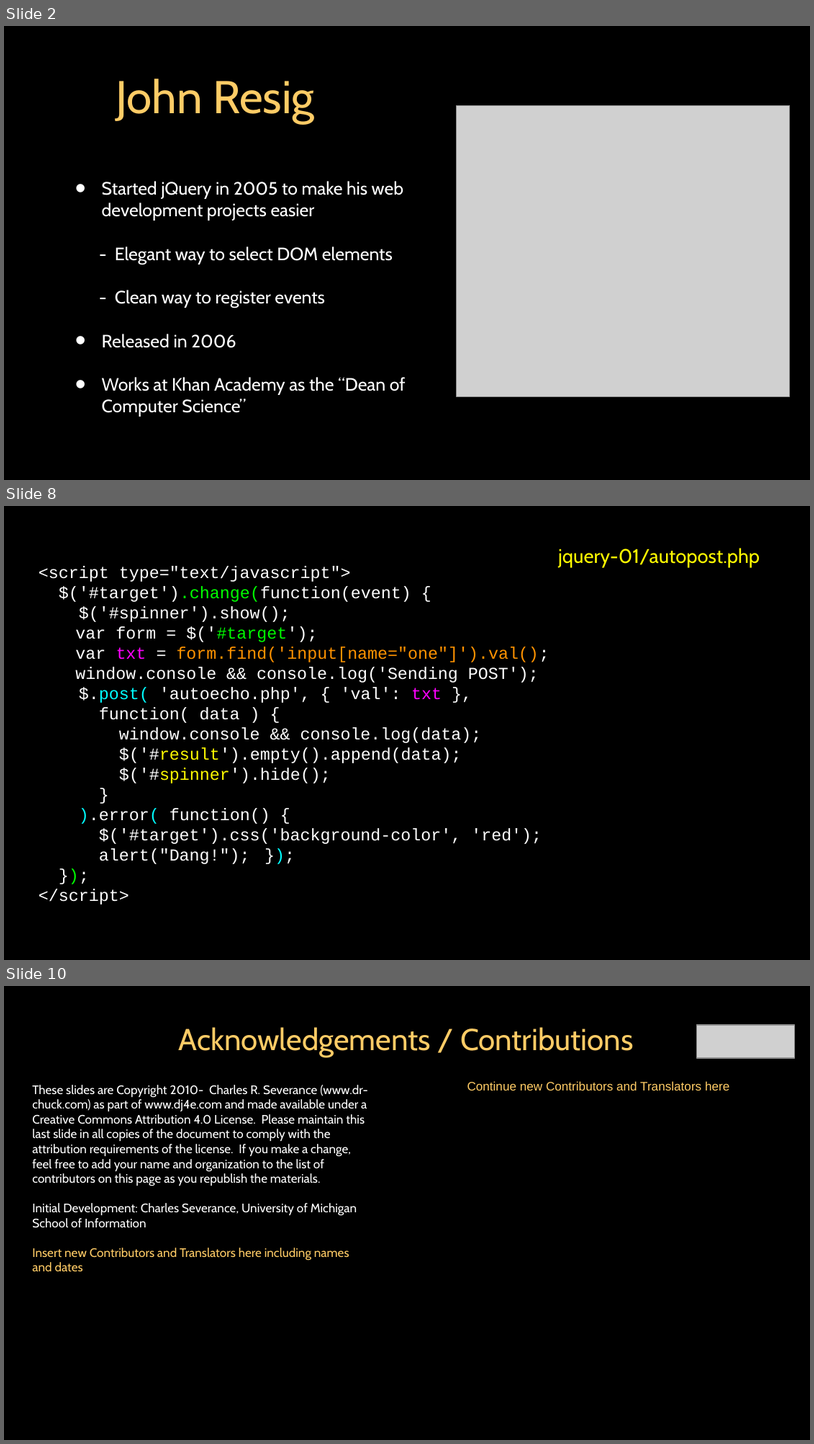
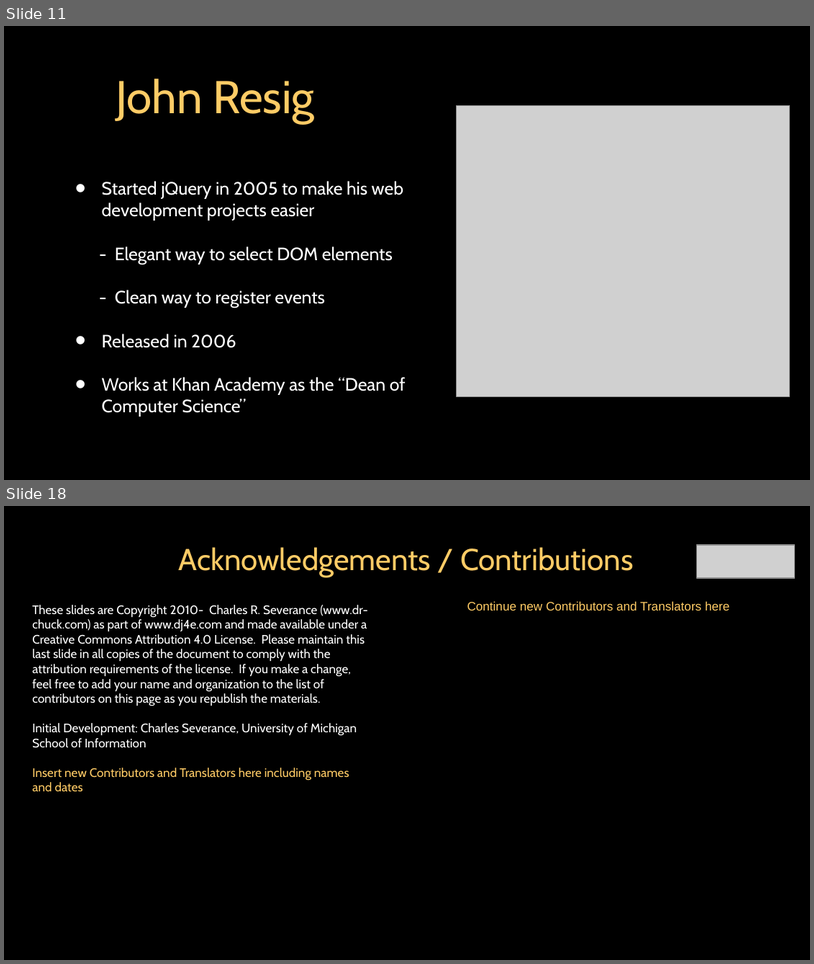
Before and after one commit to csev/dj4e, a slide deck: lectures/JS-03-JQuery.ppt. Shown one above the other, each under a label of ours: slides 2, 8 and 10 before the commit, slides 11 and 18 after it; the slides between them are not shown. The pictures are 814x1444 and 814x964 pixels, drawn with LibreOffice and Linux fonts; fonts in the diff are those of the drawing; grey boxes stand for pictures. Boxes give left, top, right and bottom in pixels: in the first picture for what was removed or moved away, otherwise in the second. Text is boxed around its words. In the diff, an @@ line names an element or a change of style, - is before the commit and + after.

```diff
--- a/lectures/JS-03-JQuery.ppt
+++ b/lectures/JS-03-JQuery.ppt
@@ slide 8 removed at (4,506,810,960), background #000000; not listed: 1 template element that a slide beside it also shows @@
@@ free removed at (36,541,746,924) @@
-<script type="text/javascript">
-$('#target').change(function(event) {
-$('#spinner').show();
-var form = $('#target');
-var txt = form.find('input[name="one"]').val();
-window.console && console.log('Sending POST');
-$.post( 'autoecho.php', { 'val': txt },
-function( data ) {
-window.console && console.log(data);
-$('#result').empty().append(data);
-$('#spinner').hide();
-}
-).error( function() {
-$('#target').css('background-color', 'red');
-alert("Dang!"); });
-});
-</script>
@@ free removed at (509,542,810,572) @@
-jquery-01/autopost.php
@@ what was slide 2 is now slide 11 @@
@@ what was slide 10 is now slide 18 @@
```
Also in this commit, not shown: 6 slides changed, 10 slides added, 1 other slide removed, 3 other files.
